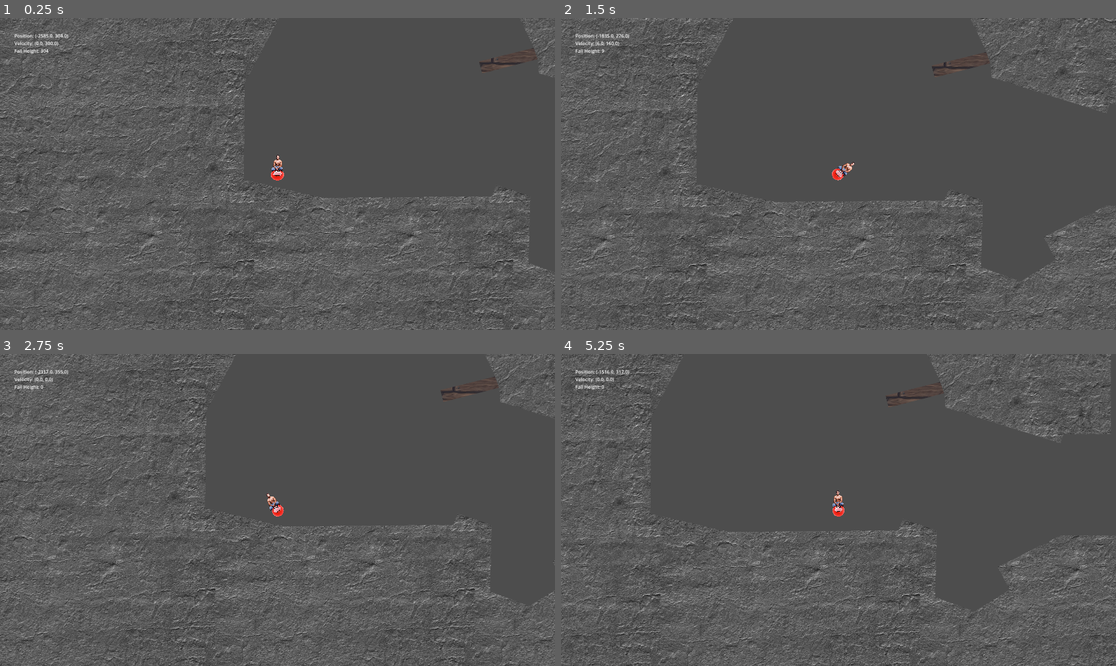
Above: before the commit, frames 1-4 (two rows, left to right).
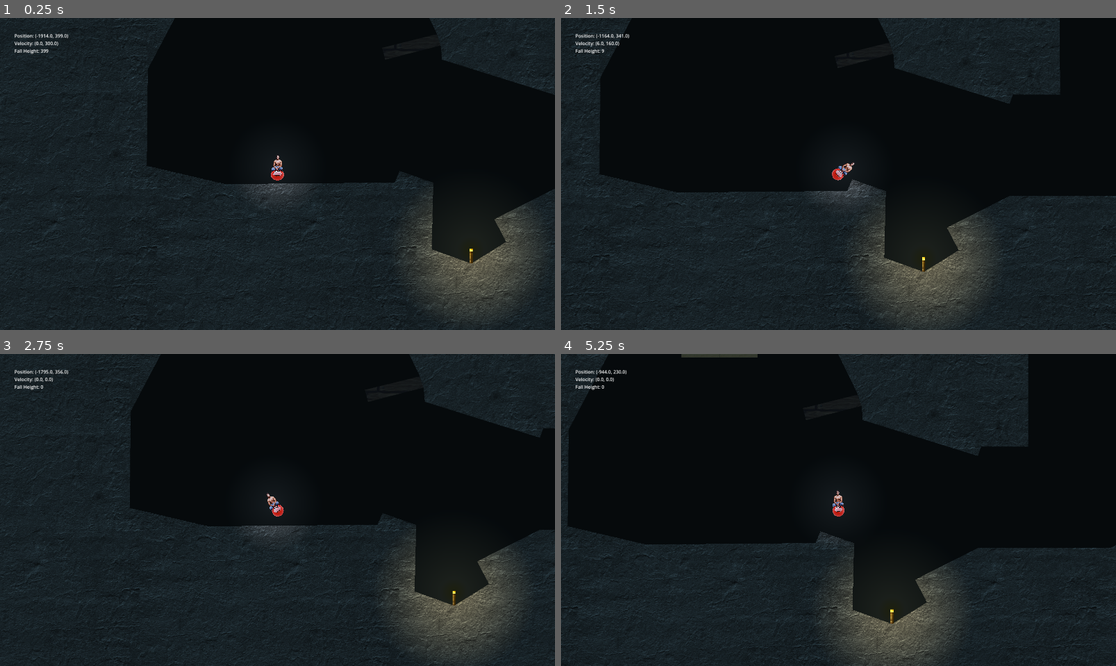
Above: after the commit, the same moments.

Repository: VGDCatumn/VGDC_FALL_26
Game: Godot game, scene res://Levels/level_chasm.tscn
Two runs of this game, one before a commit and one after it. Both use one fixed random seed, a clock stepped at 60 frames per second and the inputs below. This scene is started directly instead of the project's main scene.
Inputs:
- Up to frame 1 (0.25 s): no input
- Up to frame 2 (1.5 s): tap Enter (ui_accept) at 0.5, 0.77 s; hold D (move_right) from 0.53 s (still down); tap Tab (dev_mode) at 0.6, 1.35 s
- Up to frame 3 (2.75 s): tap Enter (ui_accept) at 1.52 s; release D (move_right) at 2.03 s; hold A (move_left) from 2.03 s (still down); tap Tab (dev_mode) at 2.1 s
- Up to frame 4 (5.25 s): release A (move_left) at 2.78 s; hold D (move_right) 2.78-4.28 s; tap Tab (dev_mode) every 0.75 s from 2.85 to 5.1 s; tap Enter (ui_accept) at 3.02, 3.77, 4.52 s; hold A (move_left) 4.28-5.03 s; hold D (move_right) from 5.03 s (still down)

The runs differ from the first frame. In frame 1, 98% of the frame differs, in the area x 0-100%, y 0-100%; in frame 2, 98%; in frame 3, 98%; in frame 4, 98%.

Commit message:
added lighting

Diff:
--- a/Godot/Instances/platform_spring.tscn
+++ b/Godot/Instances/platform_spring.tscn
@@ -1,7 +1,7 @@
 [gd_scene format=3 uid="uid://d2jwllqcv5r6g"]
 
 [ext_resource type="Script" uid="uid://ddhkpefoy7gkn" path="res://Scripts/platform_spring.gd" id="1_64j03"]
-[ext_resource type="Texture2D" uid="uid://ce36p74onqrda" path="res://Sprites/mushroom.png" id="2_imch3"]
+[ext_resource type="Texture2D" uid="uid://ce36p74onqrda" path="res://Sprites/Mushroom.png" id="2_imch3"]
 [ext_resource type="AudioStream" uid="uid://bw5aiqvt6c7dg" path="res://Audio/marcy-shroom.mp3" id="3_be82h"]
 
 [sub_resource type="Animation" id="Animation_imch3"]
@@ -89,6 +89,16 @@
 &"boing": SubResource("Animation_be82h")
 }
 
+[sub_resource type="Gradient" id="Gradient_7x7pt"]
+offsets = PackedFloat32Array(0.04819277, 0.2379518, 0.6927711)
+colors = PackedColorArray(1, 1, 1, 1, 0.7033639, 0.7033639, 0.7033639, 1, 0, 0, 0, 1)
+
+[sub_resource type="GradientTexture2D" id="GradientTexture2D_bp63c"]
+gradient = SubResource("Gradient_7x7pt")
+fill = 1
+fill_from = Vector2(0.5, 0.5)
+fill_to = Vector2(0.9956522, 0.002173913)
+
 [node name="Spring" type="Area2D" unique_id=261987189]
 script = ExtResource("1_64j03")
 
@@ -108,4 +118,18 @@
 stream = ExtResource("3_be82h")
 pitch_scale = 1.64
 
+[node name="PointLight2D" type="PointLight2D" parent="." unique_id=2059024319]
+position = Vector2(1, 25.750011)
+scale = Vector2(0.7874999, 1.0078125)
+color = Color(0.87423605, 0.33323154, 0.22697899, 1)
+energy = 0.8
+texture = SubResource("GradientTexture2D_bp63c")
+texture_scale = 5.0
+
+[node name="SHOULD BE OFF" type="DirectionalLight2D" parent="." unique_id=64045579]
+visible = false
+position = Vector2(-153, 77)
+scale = Vector2(0.5796874, 0.8156249)
+blend_mode = 1
+
 [connection signal="body_entered" from="." to="." method="_on_body_entered"]
--- a/Godot/Instances/player_ball_man.tscn
+++ b/Godot/Instances/player_ball_man.tscn
@@ -286,6 +286,15 @@
 &"wall_bounce_animation_right": SubResource("Animation_s6csc")
 }
 
+[sub_resource type="Gradient" id="Gradient_cjflg"]
+offsets = PackedFloat32Array(0, 0.18373494, 0.6295181)
+colors = PackedColorArray(1, 1, 1, 1, 0.7070707, 0.7070707, 0.7070707, 1, 0, 0, 0, 1)
+
+[sub_resource type="GradientTexture2D" id="GradientTexture2D_2gjm8"]
+gradient = SubResource("Gradient_cjflg")
+fill = 1
+fill_from = Vector2(0.5, 0.5)
+
 [node name="BallMan" type="CharacterBody2D" unique_id=742937550 groups=["PLAYER"]]
 z_index = 1
 script = ExtResource("1_gc4hn")
@@ -337,6 +346,13 @@
 libraries/ = SubResource("AnimationLibrary_a7g5p")
 autoplay = &"bounce_animation"
 
+[node name="PointLight2D" type="PointLight2D" parent="." unique_id=559485854]
+position = Vector2(0, -52)
+color = Color(1, 0.9019608, 0.9019608, 1)
+energy = 0.7
+texture = SubResource("GradientTexture2D_2gjm8")
+texture_scale = 12.0
+
 [connection signal="send_bounce" from="." to="Audio_Bounce" method="_on_ball_man_send_bounce"]
 [connection signal="send_velocity_vector" from="." to="VectorArrow" method="_on_ball_man_send_velocity_vector"]
 [connection signal="body_entered" from="Person" to="." method="_on_person_body_entered"]
--- /dev/null
+++ b/Godot/Instances/torch.tscn
@@ -0,0 +1,24 @@
+[gd_scene format=3 uid="uid://cgqovkrysu1fw"]
+
+[ext_resource type="Texture2D" uid="uid://bhr3pqe2f8jb6" path="res://Sprites/torch1.png" id="1_cptrj"]
+
+[sub_resource type="Gradient" id="Gradient_jeqkh"]
+offsets = PackedFloat32Array(0, 0.10240964, 0.63554215)
+colors = PackedColorArray(1, 0.73601526, 0, 1, 0.91, 0.75651336, 0.49139997, 1, 0, 0, 0, 1)
+
+[sub_resource type="GradientTexture2D" id="GradientTexture2D_sgvyo"]
+gradient = SubResource("Gradient_jeqkh")
+fill = 1
+fill_from = Vector2(0.5, 0.5)
+
+[node name="Torch" type="Node2D" unique_id=1613385677]
+
+[node name="Torch1" type="Sprite2D" parent="." unique_id=1356826010]
+texture_filter = 1
+scale = Vector2(10, 10)
+texture = ExtResource("1_cptrj")
+
+[node name="PointLight2D" type="PointLight2D" parent="." unique_id=1442642422]
+position = Vector2(0, -40)
+texture = SubResource("GradientTexture2D_sgvyo")
+texture_scale = 20.0
--- a/Godot/Levels/level_chasm.tscn
+++ b/Godot/Levels/level_chasm.tscn
@@ -11,8 +11,9 @@
 [ext_resource type="Texture2D" uid="uid://cl1wb0ivlwuqy" path="res://Sprites/trophy.webp" id="11_jt8vq"]
 [ext_resource type="AudioStream" uid="uid://b5tjfmtot7kik" path="res://Audio/soundtrack-chasm.mp3" id="12_1vapn"]
 [ext_resource type="PackedScene" uid="uid://b4anoj2hvgqbq" path="res://Instances/platform_trapdoor.tscn" id="13_870hm"]
-[ext_resource type="Script" path="res://Scripts/trigger_chasm_zoom.gd" id="13_jt8vq"]
+[ext_resource type="Script" uid="uid://vnb2ueuuk76v" path="res://Scripts/trigger_chasm_zoom.gd" id="13_jt8vq"]
 [ext_resource type="PackedScene" uid="uid://bfyxkypka7bm5" path="res://UI/ui_stats.tscn" id="13_vabag"]
+[ext_resource type="PackedScene" uid="uid://cgqovkrysu1fw" path="res://Instances/torch.tscn" id="14_7s22q"]
 
 [sub_resource type="Curve" id="Curve_870hm"]
 _data = [Vector2(0, 0.5), 0.0, 0.0, 0, 0, Vector2(1, 1), 0.0, 0.0, 0, 0]
@@ -254,14 +255,31 @@
 [sub_resource type="RectangleShape2D" id="RectangleShape2D_4nngh"]
 size = Vector2(441.75, 696.6643)
 
+[sub_resource type="Gradient" id="Gradient_v8crf"]
+offsets = PackedFloat32Array(0, 0.13554217, 1)
+colors = PackedColorArray(1, 1, 1, 1, 0.5451807, 0.5451807, 0.5451807, 1, 0, 0, 0, 1)
+
+[sub_resource type="GradientTexture2D" id="GradientTexture2D_7s22q"]
+gradient = SubResource("Gradient_v8crf")
+fill = 1
+fill_from = Vector2(0.5, 0.5)
+
 [sub_resource type="RectangleShape2D" id="RectangleShape2D_vabag"]
 size = Vector2(6110.5415, 2743.1304)
 
 [node name="Chasm" type="Node2D" unique_id=488097887]
 script = ExtResource("1_di1g1")
 
+[node name="ColorRect" type="ColorRect" parent="." unique_id=1821769112]
+offset_left = -11562.0
+offset_top = -8021.0
+offset_right = 10762.0
+offset_bottom = 4270.0
+color = Color(0.09019608, 0.10980392, 0.11764706, 1)
+metadata/_edit_lock_ = true
+
 [node name="BallMan" parent="." unique_id=742937550 instance=ExtResource("2_qhuka")]
-position = Vector2(-2585, 269)
+position = Vector2(-1914, 364)
 
 [node name="Line2D" type="Line2D" parent="." unique_id=332287160]
 width = 30.0
@@ -273,6 +291,7 @@
 [node name="Platforms_Static" type="StaticBody2D" parent="." unique_id=247718308 groups=["Physical"]]
 collision_layer = 3
 collision_mask = 3
+metadata/_edit_group_ = true
 
 [node name="CollisionShape2D" type="CollisionShape2D" parent="Platforms_Static" unique_id=1369962554]
 position = Vector2(576.75, 557)
@@ -721,6 +740,7 @@
 position = Vector2(3, -3327)
 
 [node name="Textures_Polygon" type="Node2D" parent="." unique_id=1570680729]
+metadata/_edit_group_ = true
 
 [node name="Rock_Foundation" type="Polygon2D" parent="Textures_Polygon" unique_id=254722450]
 texture_repeat = 2
@@ -833,6 +853,14 @@
 position = Vector2(3402.0002, -4453)
 scale = Vector2(1.8687391, 1.8687391)
 texture = ExtResource("11_jt8vq")
+
+[node name="PointLight2D" type="PointLight2D" parent="Textures_Sprite/Trophy" unique_id=790746658]
+position = Vector2(-0.78565836, -19.531746)
+scale = Vector2(1.0190759, 1.3876435)
+color = Color(0.9661613, 0.84549683, 0.67214304, 1)
+energy = 2.0
+texture = SubResource("GradientTexture2D_7s22q")
+texture_scale = 5.67
 
 [node name="GrumpyCat" type="Sprite2D" parent="Textures_Sprite" unique_id=1750750901]
 position = Vector2(-2692.5522, -1593.8005)
@@ -869,5 +897,13 @@
 
 [node name="UI_Stats" parent="." unique_id=804815919 instance=ExtResource("13_vabag")]
 
+[node name="DirectionalLight2D" type="DirectionalLight2D" parent="." unique_id=1019431545]
+color = Color(0.9856015, 0.8393236, 0.7695522, 1)
+energy = 0.75
+blend_mode = 1
+
+[node name="Torch" parent="." unique_id=1613385677 instance=ExtResource("14_7s22q")]
+position = Vector2(-574, 967)
+
 [connection signal="body_entered" from="Trigger_Camera_Zoom" to="Trigger_Camera_Zoom" method="_on_body_entered"]
 [connection signal="body_exited" from="Trigger_Camera_Zoom" to="Trigger_Camera_Zoom" method="_on_body_exited"]
--- /dev/null
+++ b/Godot/Scripts/tools/generate_occluders.gd
@@ -0,0 +1,48 @@
+@tool
+extends EditorScript
+
+@export var scene_root_path: String = "Chasm"
+@export var collision_container_path: String = "Platforms_Static"
+
+func _run():
+	var root = get_editor_interface().get_edited_scene_root()
+	if not root:
+		push_error("No scene open in editor")
+		return
+
+	var scene_root = root
+	if root.name != scene_root_path:
+		scene_root = root.get_node_or_null(scene_root_path)
+	if not scene_root:
+		push_error("Could not find scene_root: " + scene_root_path)
+		return
+
+	var collision_container = scene_root.get_node_or_null(collision_container_path)
+	if not collision_container:
+		collision_container = root.get_node_or_null(collision_container_path)
+	if not collision_container:
+		push_error("Could not find collision_container: " + collision_container_path)
+		return
+
+	var count = 0
+	for child in collision_container.get_children():
+		if child is CollisionShape2D and child.shape is RectangleShape2D:
+			var rect_size = child.shape.size
+			var occluder = LightOccluder2D.new()
+			var poly = OccluderPolygon2D.new()
+			var half = rect_size / 2
+			poly.polygon = PackedVector2Array([
+				Vector2(-half.x, -half.y),
+				Vector2(half.x, -half.y),
+				Vector2(half.x, half.y),
+				Vector2(-half.x, half.y)
+			])
+			occluder.occluder = poly
+			occluder.position = child.position
+			occluder.rotation = child.rotation
+			occluder.scale = child.scale
+			occluder.name = child.name + "_Occluder"
+			collision_container.add_child(occluder)
+			occluder.owner = root
+			count += 1
+	print("Generated ", count, " occluders")
Not shown: 1 places in Godot/Levels/level_chasm.tscn that only renumber resources
Not shown, added: Godot/Scripts/tools/generate_occluders.gd.uid
Binary file added: Godot/Sprites/torch1.png
Not shown, added: Godot/Sprites/torch1.png.import
